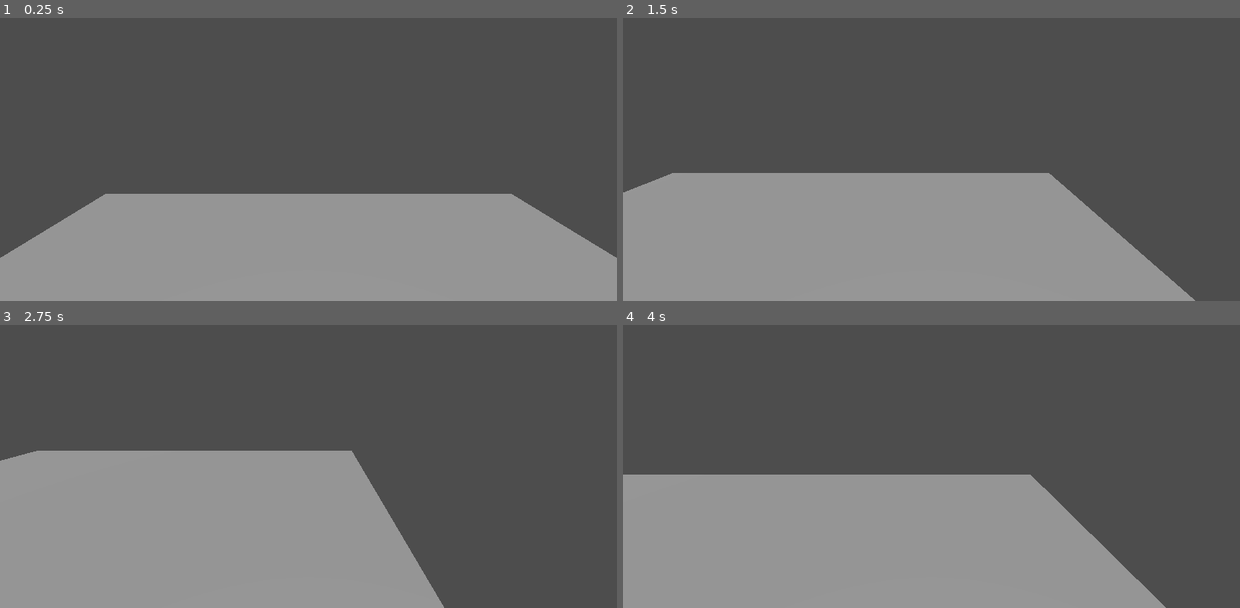
Above: before the commit, frames 1-4 (two rows, left to right).
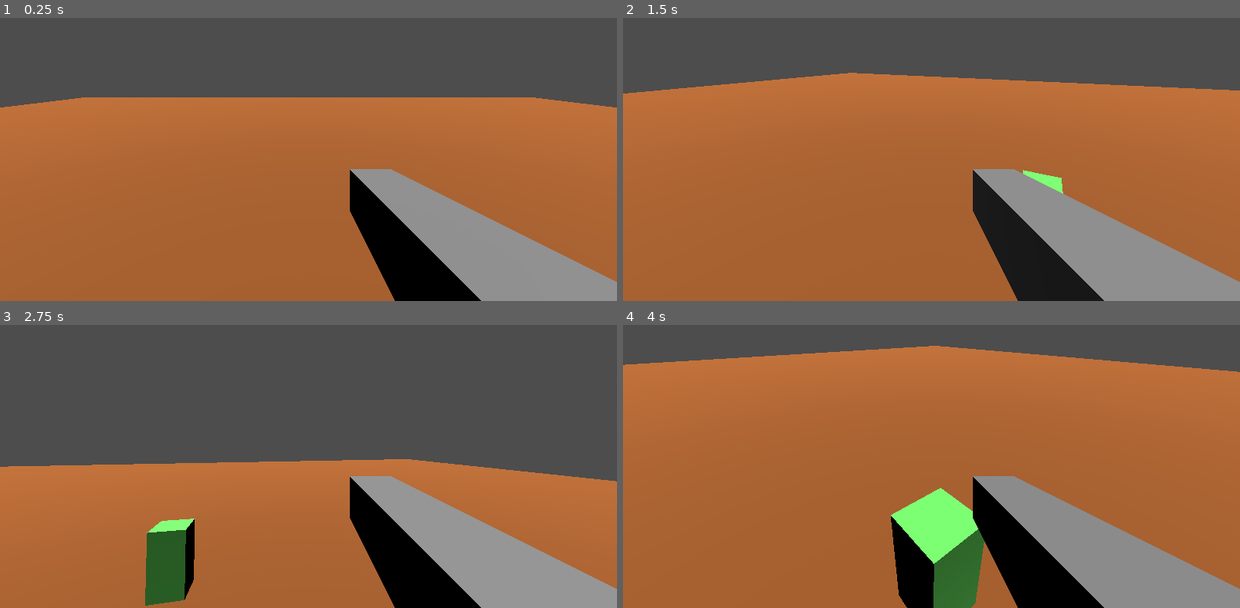
Above: after the commit, the same moments.

Repository: mohsin111111111/pkbg
Game: Godot game, scene res://world.tscn
Same seed, same stepped clock (60 frames per second), same inputs: the game is played once before the commit and once after it.
Inputs (mouse positions are in pixels of both pictures, inside the frame that each line leads up to):
- Up to frame 1 (0.25 s): no input
- Up to frame 2 (1.5 s): tap Enter (ui_accept) at 0.5, 0.77 s; move the mouse to (1067, 111) at 0.52 s; hold Right (ui_right) 0.53-1.28 s; click (1067, 111) at 0.6 s; move the mouse to (808, 145) at 1.27 s; hold Down (ui_down) from 1.28 s (still down); click (808, 145) at 1.35 s
- Up to frame 3 (2.75 s): tap Enter (ui_accept) at 1.52 s; move the mouse to (370, 358) at 2.02 s; release Down (ui_down) at 2.03 s; hold Right (ui_right) from 2.03 s (still down); tap Alt at 2.1 s; click (370, 358) at 2.3 s
- Up to frame 4 (4 s): move the mouse to (900, 503) at 2.77 s; release Right (ui_right) at 2.78 s; hold Up (ui_up) 2.78-3.53 s; tap Shift at 2.85 s; tap Enter (ui_accept) at 3.02, 3.77 s; click (900, 503) at 3.05 s; move the mouse to (1116, 486) at 3.52 s; hold Left (ui_left) from 3.53 s (still down); click (1116, 486) at 3.6 s

The runs differ from the first frame. In frame 1, 64% of the frame differs, in the area x 0-100%, y 28-100%; in frame 2, 72%; in frame 3, 53%; in frame 4, 84%, in the area x 0-100%, y 7-100%.

Commit message:
I added enemy and made shooting

Diff:
--- /dev/null
+++ b/enemy.gd
@@ -0,0 +1,17 @@
+extends CharacterBody3D
+
+var health = 3
+var speed = 2.0
+@onready var player = get_tree().get_first_node_in_group("Player")
+func _physics_process(delta):
+	if not is_on_floor():
+		velocity.y -= 9.8 * delta
+	if player:
+		var direction = (player.global_position).normalized()
+		velocity.x = direction.x * speed
+		velocity.z = direction.z * speed
+	move_and_slide()
+func take_damage():
+	health -= 1
+	if health <= 0:
+		queue_free()
--- /dev/null
+++ b/enemy.tscn
@@ -0,0 +1,19 @@
+[gd_scene format=3 uid="uid://dvkban7aiq1h0"]
+
+[ext_resource type="Script" uid="uid://co2jrglk3t2r5" path="res://enemy.gd" id="1_7k104"]
+
+[sub_resource type="StandardMaterial3D" id="StandardMaterial3D_7k104"]
+albedo_color = Color(0.4745098, 1, 0.43529412, 1)
+
+[sub_resource type="BoxShape3D" id="BoxShape3D_7xaro"]
+size = Vector3(1, 2, 1)
+
+[node name="Enemy" type="CharacterBody3D" unique_id=520630786]
+script = ExtResource("1_7k104")
+
+[node name="CSGBox3D" type="CSGBox3D" parent="." unique_id=2076974408]
+size = Vector3(1, 2, 1)
+material = SubResource("StandardMaterial3D_7k104")
+
+[node name="CollisionShape3D" type="CollisionShape3D" parent="." unique_id=1852507962]
+shape = SubResource("BoxShape3D_7xaro")
--- a/player.gd
+++ b/player.gd
@@ -1,28 +1,38 @@
 extends CharacterBody3D
-
-
 const SPEED = 5.0
 const JUMP_VELOCITY = 4.5
 
+var gravity = ProjectSettings.get_setting("physics/3d/default_gravity")
+var mouse_sensitivity = 0.002
+@onready var camera = $Camera3D
+@onready var raycast = $Camera3D/RayCast3D
+func _ready():
+	Input.set_mouse_mode(Input.MOUSE_MODE_CAPTURED)
 
-func _physics_process(delta: float) -> void:
-	# Add the gravity.
+func _input(event):
+	if event is InputEventMouseMotion:
+		rotate_y(-event.relative.x * mouse_sensitivity)
+		camera.rotate_x(-event.relative.y * mouse_sensitivity)
+		camera.rotation.x = clamp(camera.rotation.x, deg_to_rad(-90),deg_to_rad(90))
+func _physics_process(delta):
+	if Input.is_action_just_pressed("ui_cancel"):
+		Input.set_mouse_mode(Input.MOUSE_MODE_VISIBLE)
+	if Input.is_action_just_pressed("shoot"):
+		if raycast.is_colliding():
+			var hit_object = raycast.get_collider()
+			if hit_object.has_method("take_damage"):
+				hit_object.take_damage()
 	if not is_on_floor():
-		velocity += get_gravity() * delta
-
-	# Handle jump.
+		velocity.y -= gravity * delta
 	if Input.is_action_just_pressed("ui_accept") and is_on_floor():
 		velocity.y = JUMP_VELOCITY
 
-	# Get the input direction and handle the movement/deceleration.
-	# As good practice, you should replace UI actions with custom gameplay actions.
-	var input_dir := Input.get_vector("ui_left", "ui_right", "ui_up", "ui_down")
-	var direction := (transform.basis * Vector3(input_dir.x, 0, input_dir.y)).normalized()
+	var input_dir = Input.get_vector("ui_left", "ui_right", "ui_up", "ui_down")
+	var direction = (transform.basis * Vector3(input_dir.x,0, input_dir.y)).normalized()
 	if direction:
 		velocity.x = direction.x * SPEED
 		velocity.z = direction.z * SPEED
 	else:
 		velocity.x = move_toward(velocity.x, 0, SPEED)
 		velocity.z = move_toward(velocity.z, 0, SPEED)
-
 	move_and_slide()
--- a/project.godot
+++ b/project.godot
@@ -18,6 +18,10 @@
 [editor_plugins]
 
 enabled=PackedStringArray("res://addons/godot_super-wakatime/plugin.cfg")
+
+[global_group]
+
+Player=""
 
 [input]
 
@@ -53,6 +57,11 @@
 , Object(InputEventKey,"resource_local_to_scene":false,"resource_name":"","device":-1,"window_id":0,"alt_pressed":false …(183 unchanged characters)…
 ]
 }
+shoot={
+"deadzone": 0.2,
+"events": [Object(InputEventMouseButton,"resource_local_to_scene":false,"resource_name":"","device":-1,"window_id":0,"alt_pressed":false,"shift_pressed":false,"ctrl_pressed":false,"meta_pressed":false,"button_mask":0,"position":Vector2(0, 0),"global_position":Vector2(0, 0),"factor":1.0,"button_index":1,"canceled":false,"pressed":false,"double_click":false,"script":null)
+]
+}
 
 [physics]
 
--- a/world.tscn
+++ b/world.tscn
@@ -1,19 +1,33 @@
 [gd_scene format=3 uid="uid://tco8eq576y5w"]
 
 [ext_resource type="Script" uid="uid://dvphdk3alnw0e" path="res://player.gd" id="1_f3sb7"]
+[ext_resource type="PackedScene" uid="uid://dvkban7aiq1h0" path="res://enemy.tscn" id="2_fj7yv"]
+
+[sub_resource type="StandardMaterial3D" id="StandardMaterial3D_fj7yv"]
+albedo_color = Color(0.6432653, 0.35803646, 0.14776722, 1)
 
 [sub_resource type="CapsuleShape3D" id="CapsuleShape3D_fj7yv"]
 
 [node name="World" type="Node3D" unique_id=386800679]
 
+[node name="Enemy" parent="." unique_id=520630786 instance=ExtResource("2_fj7yv")]
+transform = Transform3D(1, 0, 0, 0, 1, 0, 0, 0, 1, 2.936141, 1.5, -4.105901)
+
+[node name="Enemy2" parent="." unique_id=1530459836 instance=ExtResource("2_fj7yv")]
+transform = Transform3D(1, 0, 0, 0, 1, 0, 0, 0, 1, 7, 2, 2)
+
+[node name="Enemy3" parent="." unique_id=1648178145 instance=ExtResource("2_fj7yv")]
+transform = Transform3D(1, 0, 0, 0, 1, 0, 0, 0, 1, -5, 2, 5)
+
 [node name="CSGBox3D" type="CSGBox3D" parent="." unique_id=139613945]
 use_collision = true
-size = Vector3(20, 1, 20)
+size = Vector3(100, 1, 100)
+material = SubResource("StandardMaterial3D_fj7yv")
 
 [node name="DirectionalLight3D" type="DirectionalLight3D" parent="." unique_id=1298992977]
 transform = Transform3D(1, 0, 0, 0, 0.060421377, 0.99817294, 0, -0.99817294, 0.060421377, 0, 5.9280605, 0)
 
-[node name="Player" type="CharacterBody3D" parent="." unique_id=1003812761]
+[node name="Player" type="CharacterBody3D" parent="." unique_id=1003812761 groups=["Player"]]
 transform = Transform3D(1, 0, 0, 0, 1, 0, 0, 0, 1, 0, 3.164456, 0)
 script = ExtResource("1_f3sb7")
 
@@ -22,3 +36,10 @@
 
 [node name="Camera3D" type="Camera3D" parent="Player" unique_id=649585981]
 transform = Transform3D(1, 0, 0, 0, 0.9690071, 0.24703285, 0, -0.24703285, 0.9690071, 0, 3.5256133, 0)
+
+[node name="GUN" type="CSGBox3D" parent="Player/Camera3D" unique_id=908967411]
+transform = Transform3D(1, 0, 0, 0, 1, 0, 0, 0, 1, 0.3, -0.3, -0.6)
+size = Vector3(0.2, 0.2, 1)
+
+[node name="RayCast3D" type="RayCast3D" parent="Player/Camera3D" unique_id=715387651]
+target_position = Vector3(0, 0, -50)
Not shown, added: enemy.gd.uid
